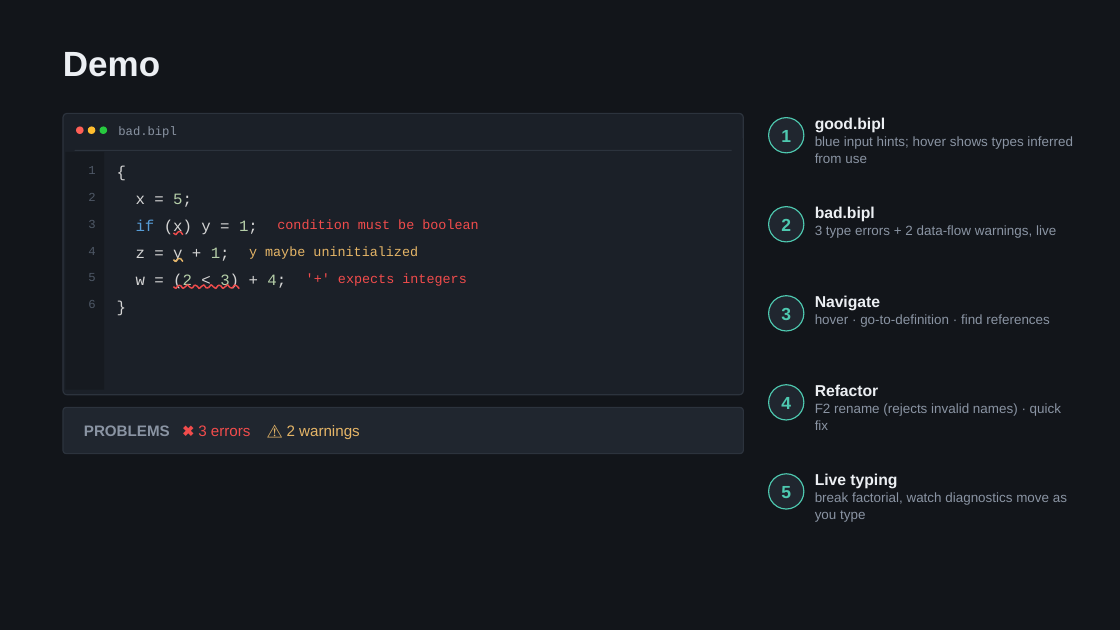
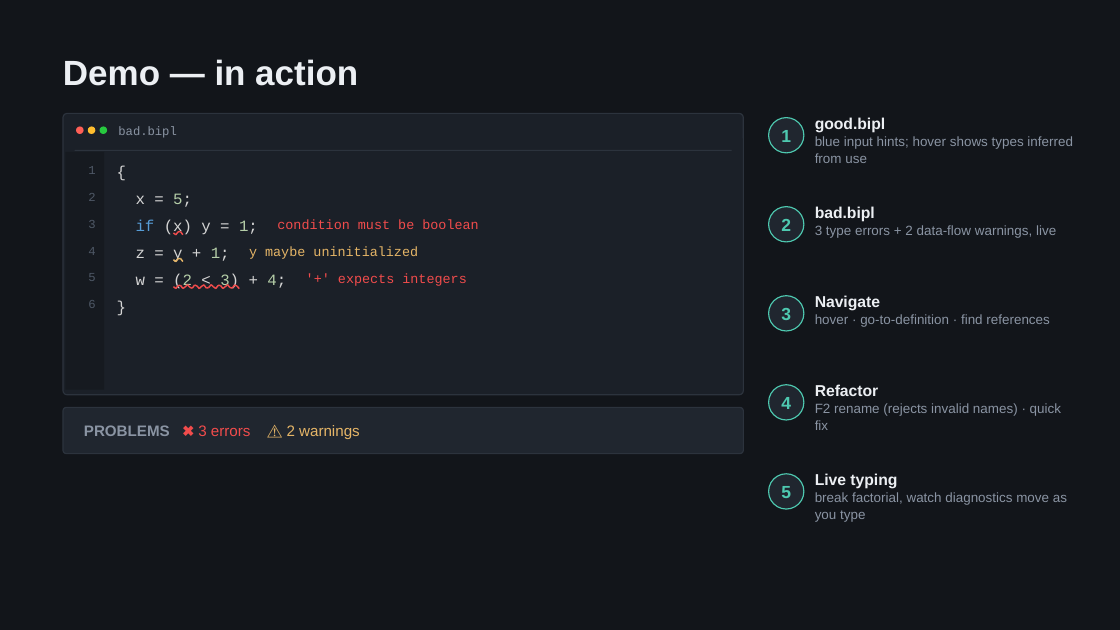
Before and after one commit to VivekanandaReddy3/sle-bipl-lsp, a slide deck: slide 7 of SLE_LSP_Vivekananda.pptx. Drawn at 1120x630 pixels with LibreOffice and Linux fonts; fonts in the diff are those of the drawing. Boxes give left, top, right and bottom in pixels: in the first picture for what was removed or moved away, otherwise in the second. Text is boxed around its words. In the diff, an @@ line names an element or a change of style, - is before the commit and + after.

```diff
--- a/SLE_LSP_Vivekananda.pptx
+++ b/SLE_LSP_Vivekananda.pptx
@@ text at (63, 59, 358, 86): text changed @@
-Demo
+Demo — in action
```
Also in this commit, not shown: 5 other slides changed, 3 slides added, 2 slides removed, 2 other files.
